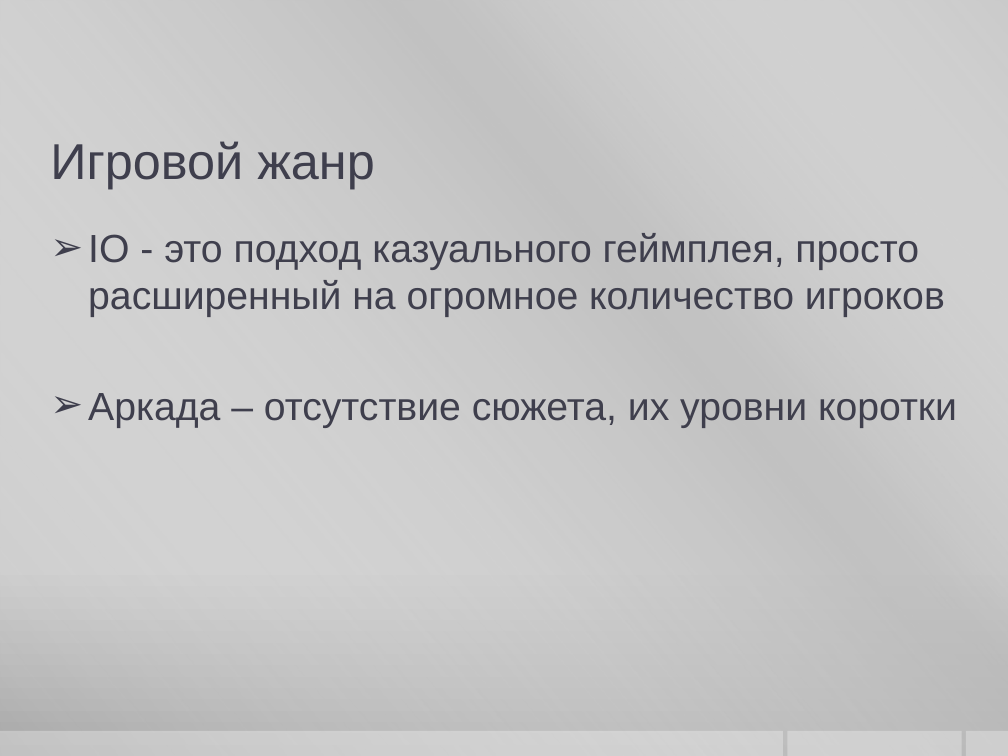
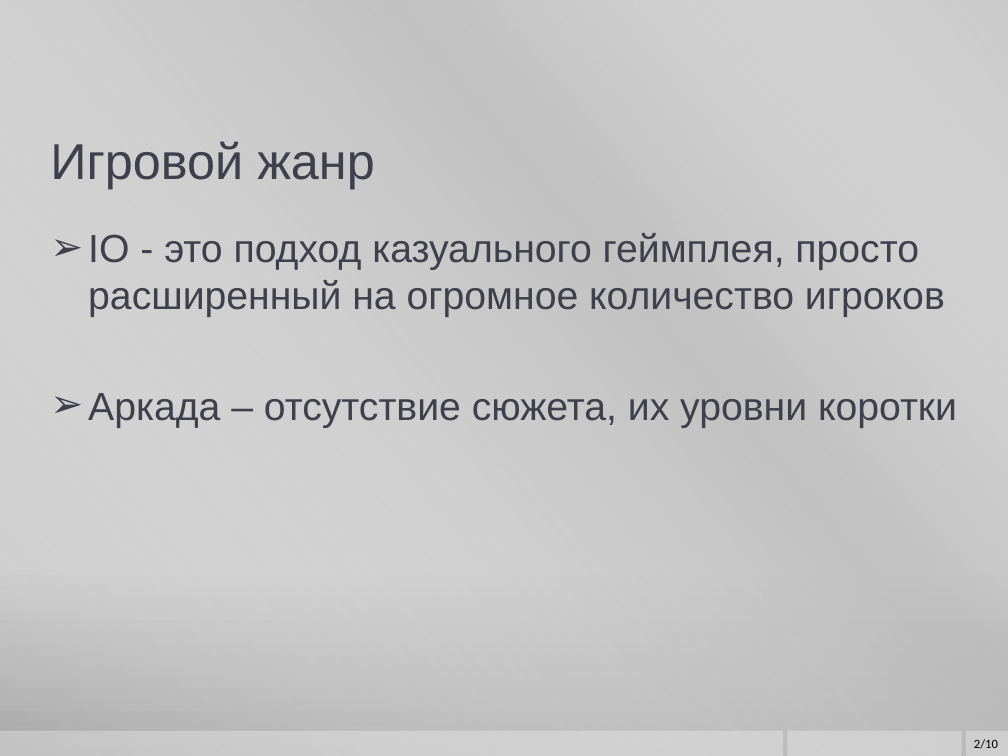
Before and after one commit to kenny5660/summer_game_2018, a slide deck: slide 2 of iPoint.io Presentation.pptx. Drawn at 1008x756 pixels with LibreOffice and Linux fonts; fonts in the diff are those of the drawing; background and template pictures are left out. Boxes give left, top, right and bottom in pixels: in the first picture for what was removed or moved away, otherwise in the second. Text is boxed around its words. In the diff, an @@ line names an element or a change of style, - is before the commit and + after.

```diff
--- a/iPoint.io Presentation.pptx
+++ b/iPoint.io Presentation.pptx
@@ page number added at (x1=974, y1=739, x2=998, y2=749), 9 pt, text #000000 @@
+2/10
```
Also in this commit, not shown: 8 other slides changed.
